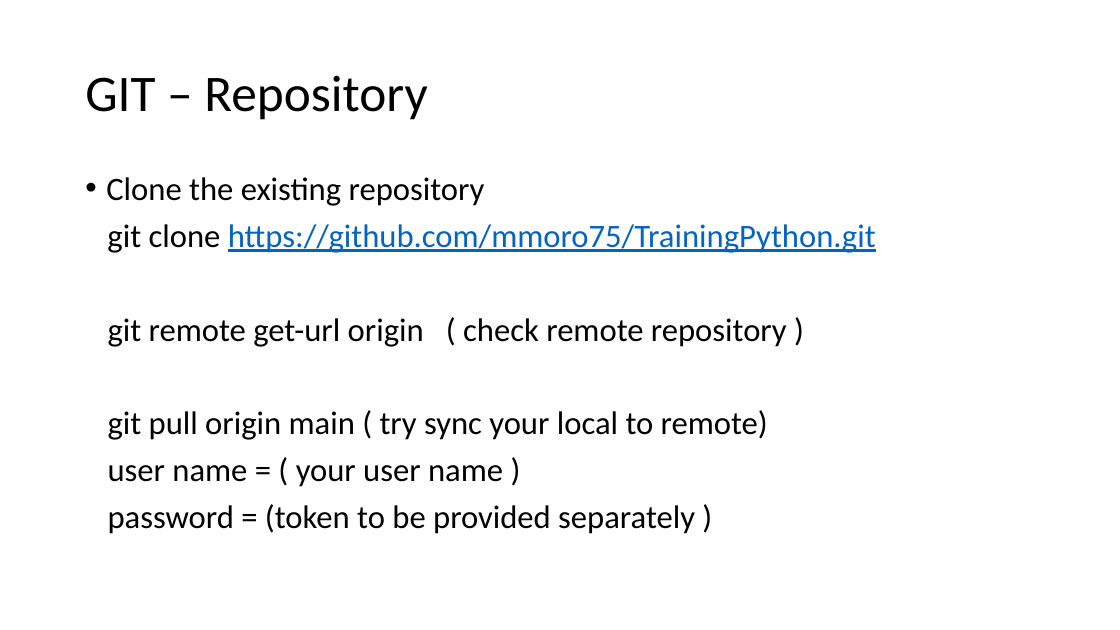
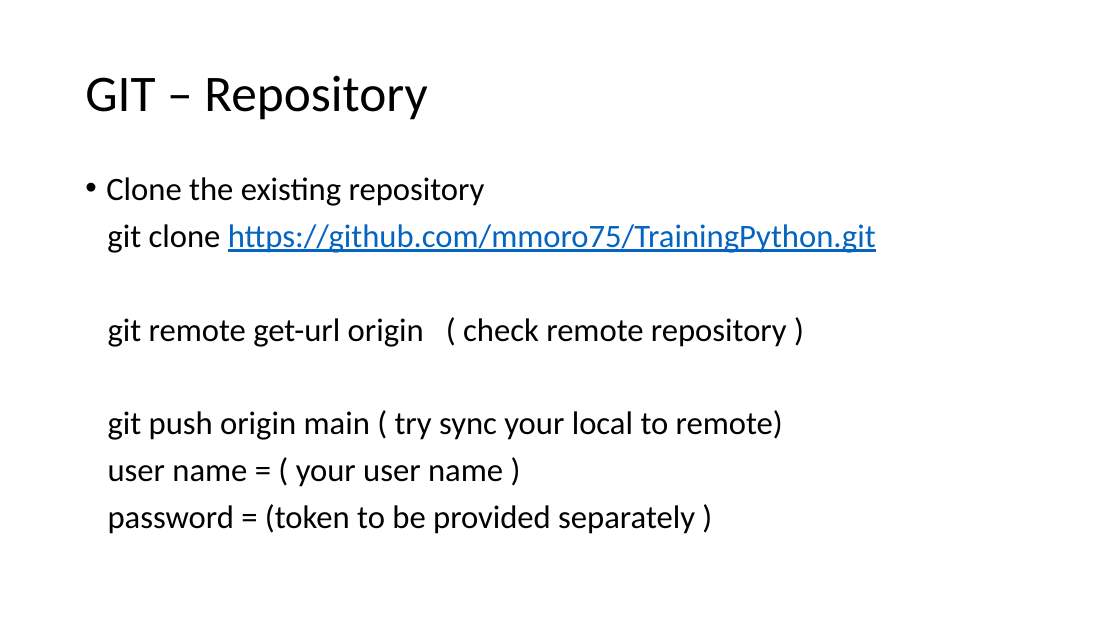
Before and after one commit to mmoro75/TrainingPython, a slide deck: slide 5 of Python_Training_XXXXXX_V1.pptx. Drawn at 1120x630 pixels with LibreOffice and Linux fonts; fonts in the diff are those of the drawing. Boxes give left, top, right and bottom in pixels: in the first picture for what was removed or moved away, otherwise in the second. Text is boxed around its words. In the diff, an @@ line names an element or a change of style, - is before the commit and + after.

```diff
--- a/Python_Training_XXXXXX_V1.pptx
+++ b/Python_Training_XXXXXX_V1.pptx
@@ text at (x1=108, y1=410, x2=783, y2=440): text changed @@
-git pull origin main ( try sync your local to remote)
+git push origin main ( try sync your local to remote)
```
Also in this commit, not shown: 1 other slide changed, 3 other files.
